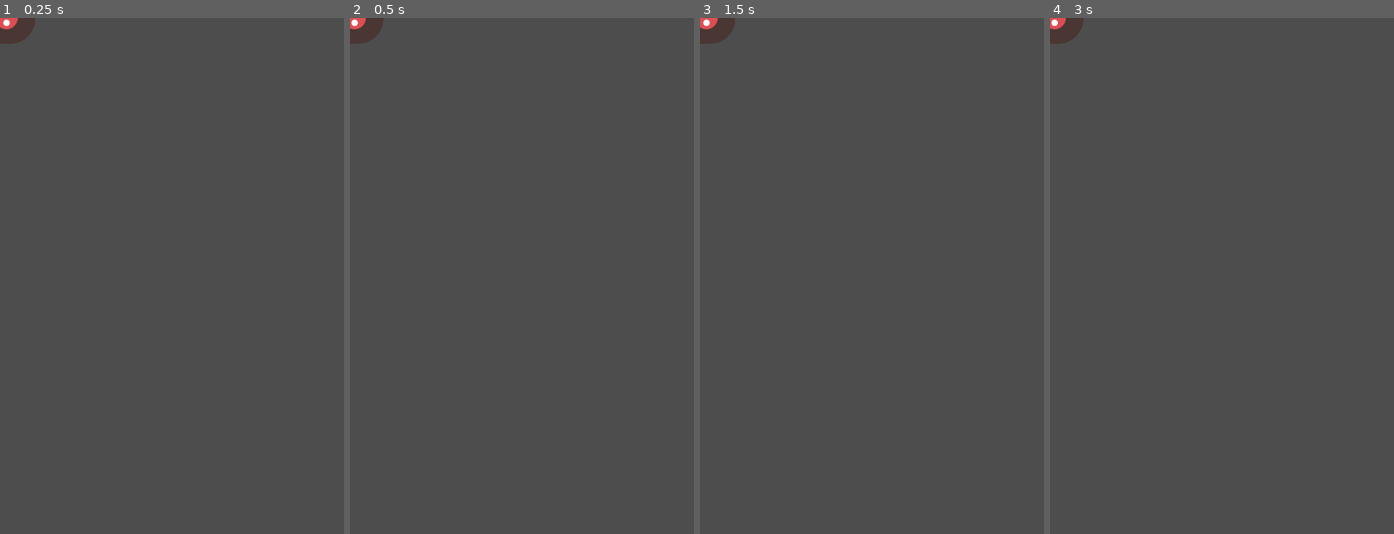
Above: before the commit, frames 1-4 (left to right).
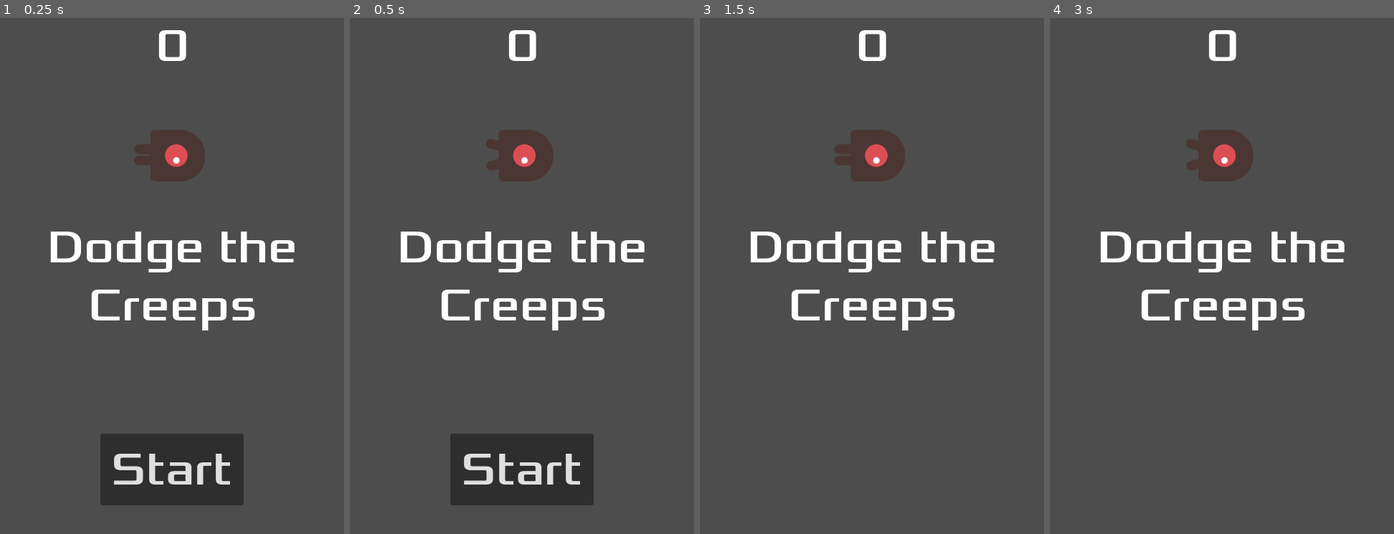
Above: after the commit, the same moments.

Repository: Mabaclaan/Dodge-the-Creeps
Game: Godot game, scene res://main.tscn
Same seed, same stepped clock (60 frames per second), same inputs: the game is played once before the commit and once after it. This scene is started directly instead of the project's main scene.
Inputs (mouse positions are in pixels of both pictures, inside the frame that each line leads up to):
- Up to frame 1 (0.25 s): no input
- Up to frame 2 (0.5 s): no input
- Up to frame 3 (1.5 s): click (872, 472) at 0.5 s, where only the run after the commit has a clickable "Start"; tap Enter at 1.25 s; hold Right (move_right) from 1.28 s (still down)
- Up to frame 4 (3 s): release Right (move_right) at 2.03 s; hold Down (move_down) 2.03-2.78 s; hold Right (move_right) from 2.78 s (still down)

The runs differ from the first frame. In frame 1, 11% of the frame differs, in the area x 0-86%, y 0-95%; in frame 2, 11%; in frame 3, 5.1%; in frame 4, 5.1%.
Error before the commit: Invalid call. Nonexistent function 'start' in base 'Area2D'. (res://main.gd:23)
Error after the commit: Invalid call. Nonexistent function 'start' in base 'Area2D'. (res://main.gd:22)

Commit message:
working on hud

Diff:
--- /dev/null
+++ b/hud.gd
@@ -0,0 +1,42 @@
+extends CanvasLayer
+
+signal start_game
+
+func show_message(text):
+	$Message.text = text
+	$Message.show()
+	$MessageTimer.start()
+
+func show_game_over():
+	show_message("Game Over")
+
+	await $MessageTimer.timeout
+
+	$Messsage.text = "Dodge the Creeps"
+	$Message.show()
+
+	await get_tree().create_timer(1.0).timeout
+	$StartButton.show()
+
+func update_score(score):
+	$StartButton.hide()
+	start_game.emit()
+
+
+# Called when the node enters the scene tree for the first time.
+func _ready():
+	pass # Replace with function body.
+
+
+# Called every frame. 'delta' is the elapsed time since the previous frame.
+func _process(delta):
+	pass
+
+
+func _on_message_timer_timeout():
+	$Message.hide()
+
+
+func _on_start_button_pressed():
+	$StartButton.hide()
+	start_game.emit()
--- /dev/null
+++ b/hud.tscn
@@ -0,0 +1,64 @@
+[gd_scene load_steps=3 format=3 uid="uid://b2mr6351emmtb"]
+
+[ext_resource type="FontFile" uid="uid://b3dwsmpvav5fh" path="res://fonts/Xolonium-Regular.ttf" id="1_1dl08"]
+[ext_resource type="Script" path="res://hud.gd" id="1_eubvd"]
+
+[node name="HUD" type="CanvasLayer"]
+script = ExtResource("1_eubvd")
+
+[node name="ScoreLabel" type="Label" parent="."]
+anchors_preset = 5
+anchor_left = 0.5
+anchor_right = 0.5
+offset_left = -22.5
+offset_right = 22.5
+offset_bottom = 81.0
+grow_horizontal = 2
+theme_override_fonts/font = ExtResource("1_1dl08")
+theme_override_font_sizes/font_size = 64
+text = "0"
+
+[node name="Message" type="Label" parent="."]
+custom_minimum_size = Vector2(400, 2.08165e-12)
+anchors_preset = 8
+anchor_left = 0.5
+anchor_top = 0.5
+anchor_right = 0.5
+anchor_bottom = 0.5
+offset_left = -301.5
+offset_top = -50.0
+offset_right = 301.5
+offset_bottom = 50.0
+grow_horizontal = 2
+grow_vertical = 2
+size_flags_horizontal = 4
+theme_override_fonts/font = ExtResource("1_1dl08")
+theme_override_font_sizes/font_size = 64
+text = "Dodge the Creeps"
+horizontal_alignment = 1
+vertical_alignment = 1
+autowrap_mode = 2
+
+[node name="StartButton" type="Button" parent="."]
+custom_minimum_size = Vector2(200, 100)
+anchors_preset = 7
+anchor_left = 0.5
+anchor_top = 1.0
+anchor_right = 0.5
+anchor_bottom = 1.0
+offset_left = -100.0
+offset_top = -140.0
+offset_right = 100.0
+offset_bottom = -40.0
+grow_horizontal = 2
+grow_vertical = 0
+theme_override_fonts/font = ExtResource("1_1dl08")
+theme_override_font_sizes/font_size = 64
+text = "Start"
+
+[node name="MessageTimer" type="Timer" parent="."]
+wait_time = 2.0
+one_shot = true
+
+[connection signal="pressed" from="StartButton" to="." method="_on_start_button_pressed"]
+[connection signal="timeout" from="MessageTimer" to="." method="_on_message_timer_timeout"]
--- a/main.gd
+++ b/main.gd
@@ -6,8 +6,7 @@
 
 # Called when the node enters the scene tree for the first time.
 func _ready():
-	new_game()
-
+	pass
 
 # Called every frame. 'delta' is the elapsed time since the previous frame.
 func _process(delta):
--- a/main.tscn
+++ b/main.tscn
@@ -1,8 +1,9 @@
-[gd_scene load_steps=5 format=3 uid="uid://dhnhglg3tbnd0"]
+[gd_scene load_steps=6 format=3 uid="uid://dhnhglg3tbnd0"]
 
 [ext_resource type="Script" path="res://main.gd" id="1_8egvv"]
 [ext_resource type="PackedScene" uid="uid://cgmkbt21xmnip" path="res://node_2d.tscn" id="1_uh234"]
-[ext_resource type="PackedScene" path="res://mob.tscn" id="2_8qpae"]
+[ext_resource type="PackedScene" uid="uid://bdxtx51umkvm" path="res://mob.tscn" id="2_8qpae"]
+[ext_resource type="PackedScene" uid="uid://b2mr6351emmtb" path="res://hud.tscn" id="4_c4yxu"]
 
 [sub_resource type="Curve2D" id="Curve2D_2fbxu"]
 _data = {
@@ -15,6 +16,7 @@
 mob_scene = ExtResource("2_8qpae")
 
 [node name="Player" parent="." instance=ExtResource("1_uh234")]
+position = Vector2(237, 192)
 
 [node name="MobTimer" type="Timer" parent="."]
 wait_time = 0.5
@@ -35,6 +37,9 @@
 position = Vector2(3, 1)
 rotation = 0.0104599
 
+[node name="HUD" parent="." instance=ExtResource("4_c4yxu")]
+
 [connection signal="timeout" from="MobTimer" to="." method="_on_mob_timer_timeout"]
 [connection signal="timeout" from="ScoreTimer" to="." method="_on_score_timer_timeout"]
 [connection signal="timeout" from="StartTimer" to="." method="_on_start_timer_timeout"]
+[connection signal="start_game" from="HUD" to="." method="new_game"]
--- a/node_2d.tscn
+++ b/node_2d.tscn
@@ -82,6 +82,7 @@
 height = 104.0
 
 [node name="Player" type="Area2D"]
+position = Vector2(168, 213)
 metadata/_edit_group_ = true
 
 [node name="CollisionShape2D" type="CollisionShape2D" parent="."]
Not shown: 1 places in mob.tscn that only renumber resources
